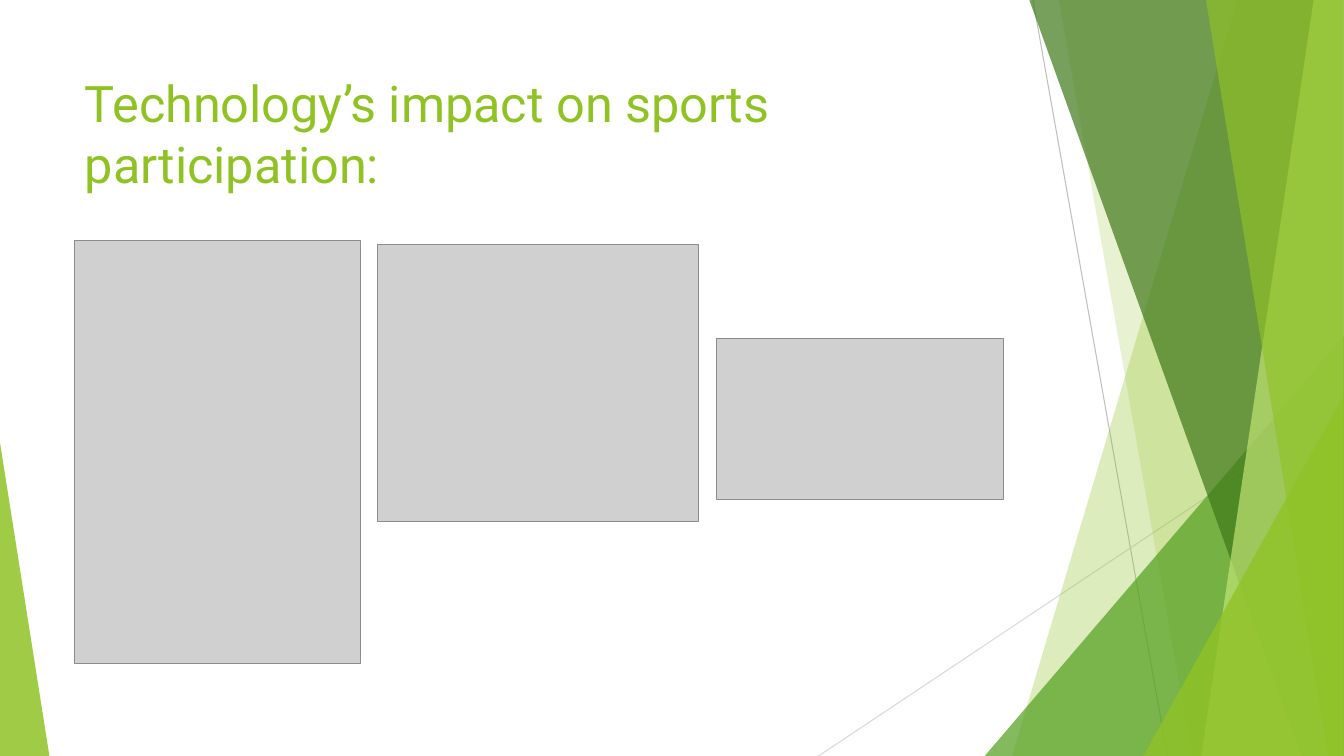
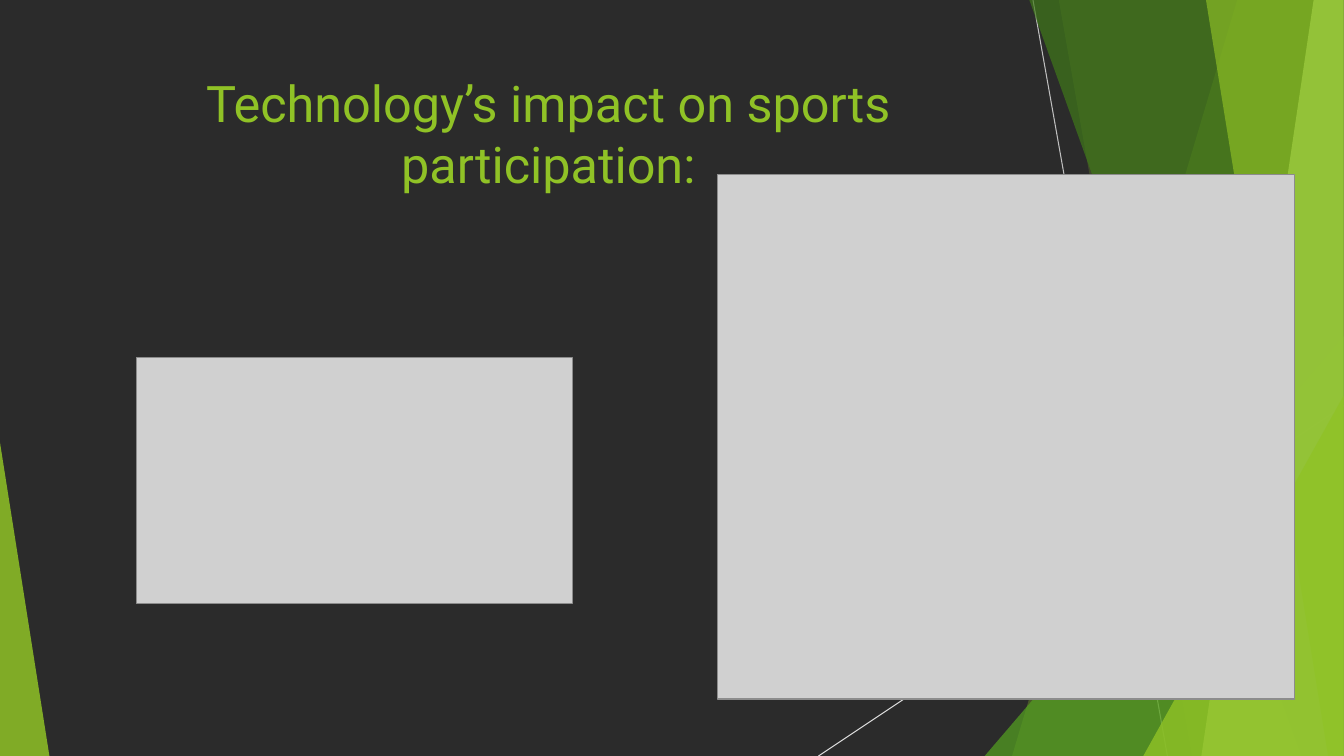
Before and after one commit to gpasley/uncc-group4-project1, a slide deck: slide 10 of The Technology that Changed the World.pptx. Drawn at 1344x756 pixels with LibreOffice and Linux fonts; fonts in the diff are those of the drawing; grey boxes stand for pictures; background and template pictures are left out; a plain dark background stands for a picture behind light text. Boxes give left, top, right and bottom in pixels: in the first picture for what was removed or moved away, otherwise in the second. Text is boxed around its words. In the diff, an @@ line names an element or a change of style, - is before the commit and + after.

```diff
--- a/The Technology that Changed the World.pptx
+++ b/The Technology that Changed the World.pptx
@@ background #FFFFFF to picture (left out) @@
@@ title "Technology’s impact on sports participation:" at (206,84,891,193): alignment left to centre @@
@@ picture: place and size @@
-picture at (75,241,361,663)
+picture at (718,174,1295,700)
@@ picture removed at (377,245,699,521) @@
@@ picture: place and size @@
-picture at (717,339,1003,500)
+picture at (137,358,573,603)
```
Also in this commit, not shown: 1 other slide changed, 1 slide added, 1 slide removed.
